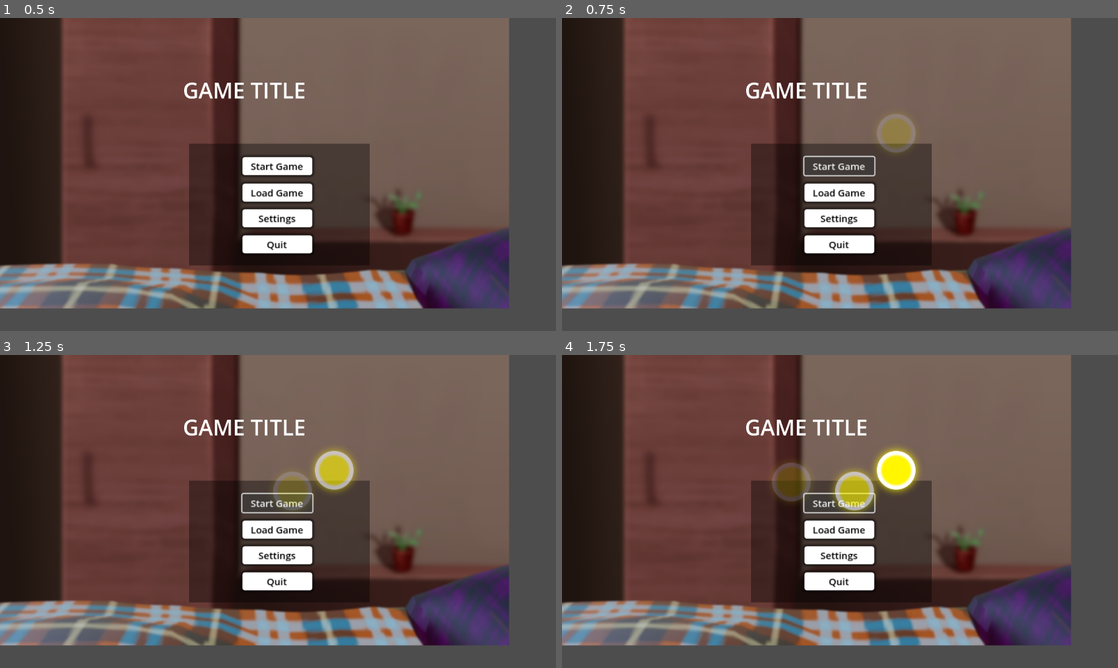
Above: before the commit, frames 1-4 (two rows, left to right).
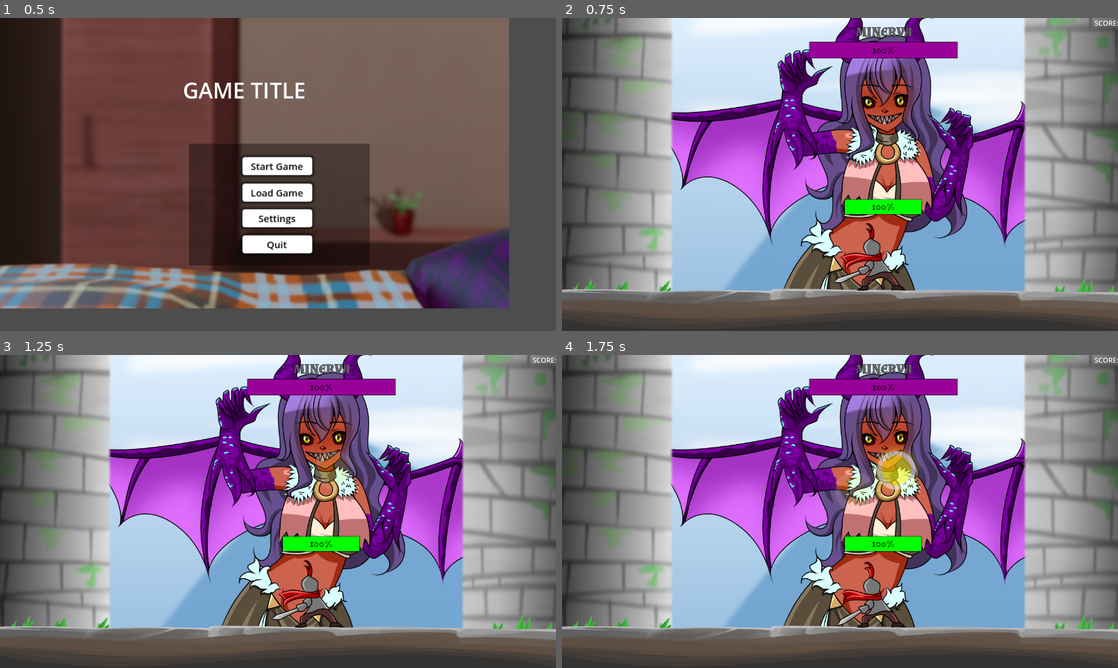
Above: after the commit, the same moments.

Repository: JoshuaSaayo/fap-titans
Game: Godot game, scene res://UI/menu.tscn
The game is run twice, just before and just after one commit, with the same random seed, the same clock (stepped at 60 frames per second) and the same inputs. This scene is started directly instead of the project's main scene.
Inputs (mouse positions are in pixels of both pictures, inside the frame that each line leads up to):
- Up to frame 1 (0.5 s): no input
- Up to frame 2 (0.75 s): click "Start Game" at 0.5 s
- Up to frame 3 (1.25 s): no input
- Up to frame 4 (1.75 s): click (840, 502) at 1.25 s, where only the run before the commit has a clickable "Start Game"

Frame 1 is identical in both runs. In frame 2, 92% of the frame differs, in the area x 0-100%, y 0-100%; in frame 3, 92%; in frame 4, 92%.

Commit message:
Start method for RhythmManager; start main scene from menu

Diff:
--- /dev/null
+++ b/fap-titans/UI/menu.gd
@@ -0,0 +1,4 @@
+extends Control
+
+func on_start_press():
+	get_tree().change_scene_to_file("res://main_scenes/main.tscn")
--- a/fap-titans/UI/menu.tscn
+++ b/fap-titans/UI/menu.tscn
@@ -1,6 +1,7 @@
-[gd_scene load_steps=3 format=3 uid="uid://cbgkrnpa2ypg8"]
+[gd_scene load_steps=4 format=3 uid="uid://cbgkrnpa2ypg8"]
 
 [ext_resource type="Texture2D" uid="uid://c04aktf1pn2tl" path="res://UI/assets/menu_bg.png" id="1_0h2wq"]
+[ext_resource type="Script" uid="uid://bdntp37ebsjf2" path="res://UI/menu.gd" id="1_wfiwe"]
 
 [sub_resource type="StyleBoxFlat" id="StyleBoxFlat_6w8i2"]
 bg_color = Color(1, 1, 1, 1)
@@ -19,6 +20,7 @@
 grow_vertical = 2
 size_flags_horizontal = 4
 size_flags_vertical = 4
+script = ExtResource("1_wfiwe")
 
 [node name="Background" type="TextureRect" parent="."]
 layout_mode = 0
@@ -131,3 +133,5 @@
 offset_bottom = 200.0
 theme_override_font_sizes/font_size = 50
 text = "GAME TITLE"
+
+[connection signal="pressed" from="Button" to="." method="on_start_press"]
--- a/fap-titans/autoload/rhythm_manager.gd
+++ b/fap-titans/autoload/rhythm_manager.gd
@@ -3,6 +3,7 @@
 @export var bpm: float = 120.0
 var beat_interval: float = 0.0
 var time_since_last_beat: float = 0.0
+var is_spawning: bool = false;
 
 signal note_hit(accuracy: String)
 signal note_missed
@@ -11,10 +12,16 @@
 	beat_interval = 60.0 / bpm
 
 func _process(delta):
+	if !is_spawning:
+		return
+
 	time_since_last_beat += delta
 	if time_since_last_beat >= beat_interval:
 		spawn_note()
 		time_since_last_beat -= beat_interval
+
+func start_spawning():
+	is_spawning = true;
 
 func spawn_note():
 	var note = preload("res://main_scenes/note.tscn").instantiate()
--- a/fap-titans/main_scenes/main.gd
+++ b/fap-titans/main_scenes/main.gd
@@ -9,6 +9,8 @@
 		PlayerManager.register_player(player)
 	if not MonsterManager.monster:
 		MonsterManager.register_monster(monster)
+
+	RhythmManager.start_spawning()
 
 	print("Rhythm Prototype Started!")
 
Not shown, added: fap-titans/UI/menu.gd.uid
